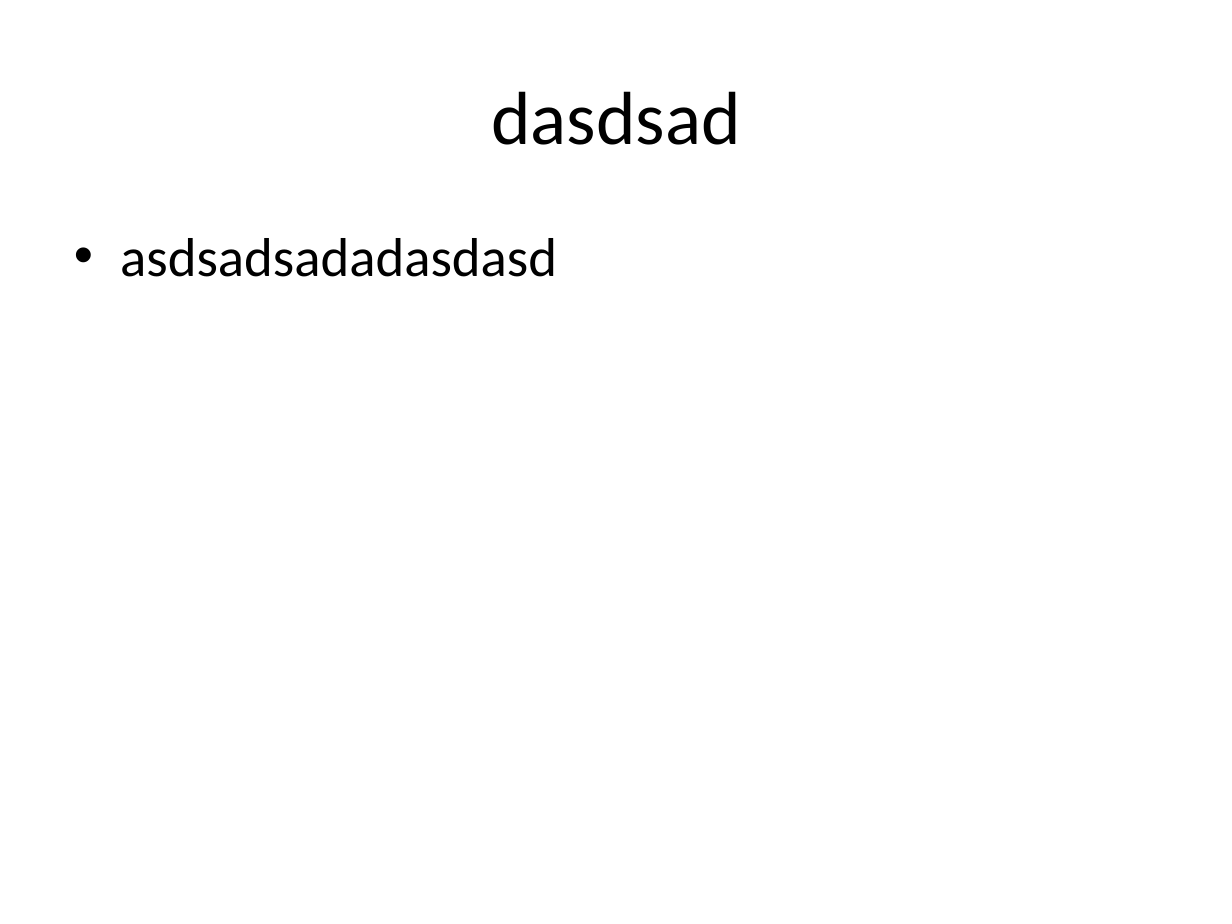
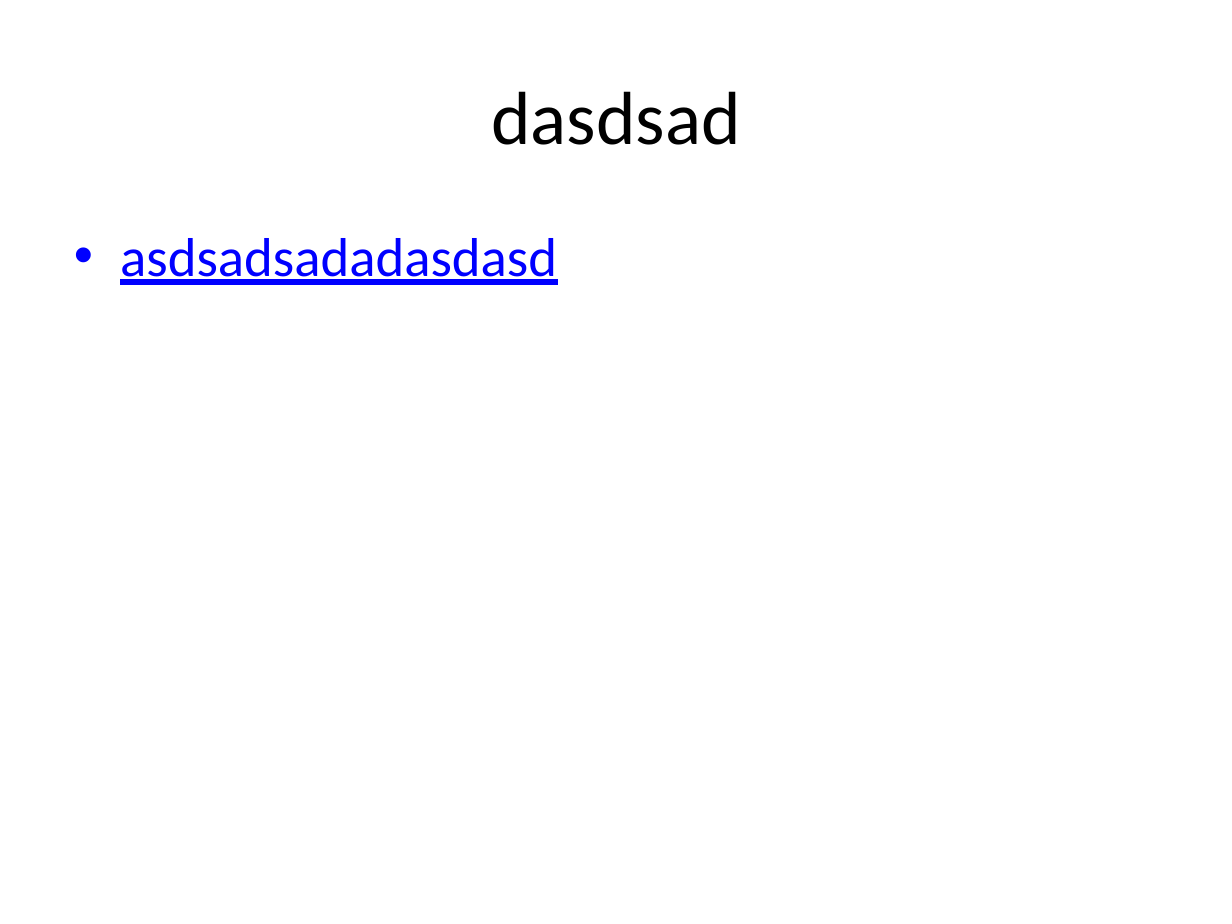
Before and after one commit to fengjian1230/ChemistryProject, a slide deck: slide 4 of Code/ChemistryApp/ChemistryApp/bin/Debug/ResourcesFolder/MyTeaching/asdasdsa.pptx. Drawn at 1232x924 pixels with LibreOffice and Linux fonts; fonts in the diff are those of the drawing. Boxes give left, top, right and bottom in pixels: in the first picture for what was removed or moved away, otherwise in the second. Text is boxed around its words. In the diff, an @@ line names an element or a change of style, - is before the commit and + after.

```diff
--- a/Code/ChemistryApp/ChemistryApp/bin/Debug/ResourcesFolder/MyTeaching/asdasdsa.pptx
+++ b/Code/ChemistryApp/ChemistryApp/bin/Debug/ResourcesFolder/MyTeaching/asdasdsa.pptx
@@ text "asdsadsadadasdasd" at box(120, 238, 557, 285): text colour #000000 to #0000FF, underline on @@
```
Also in this commit, not shown: 13 other files.
